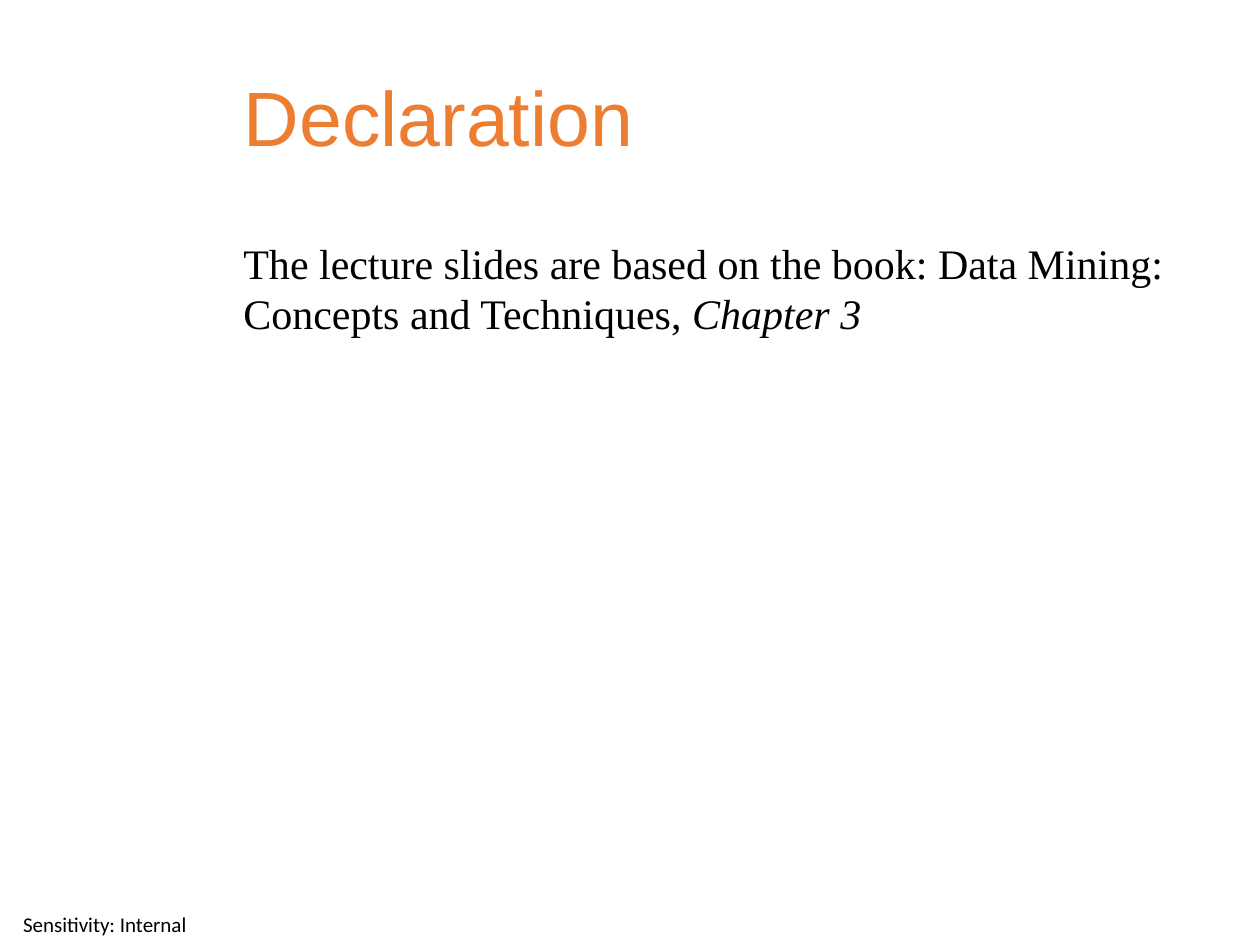
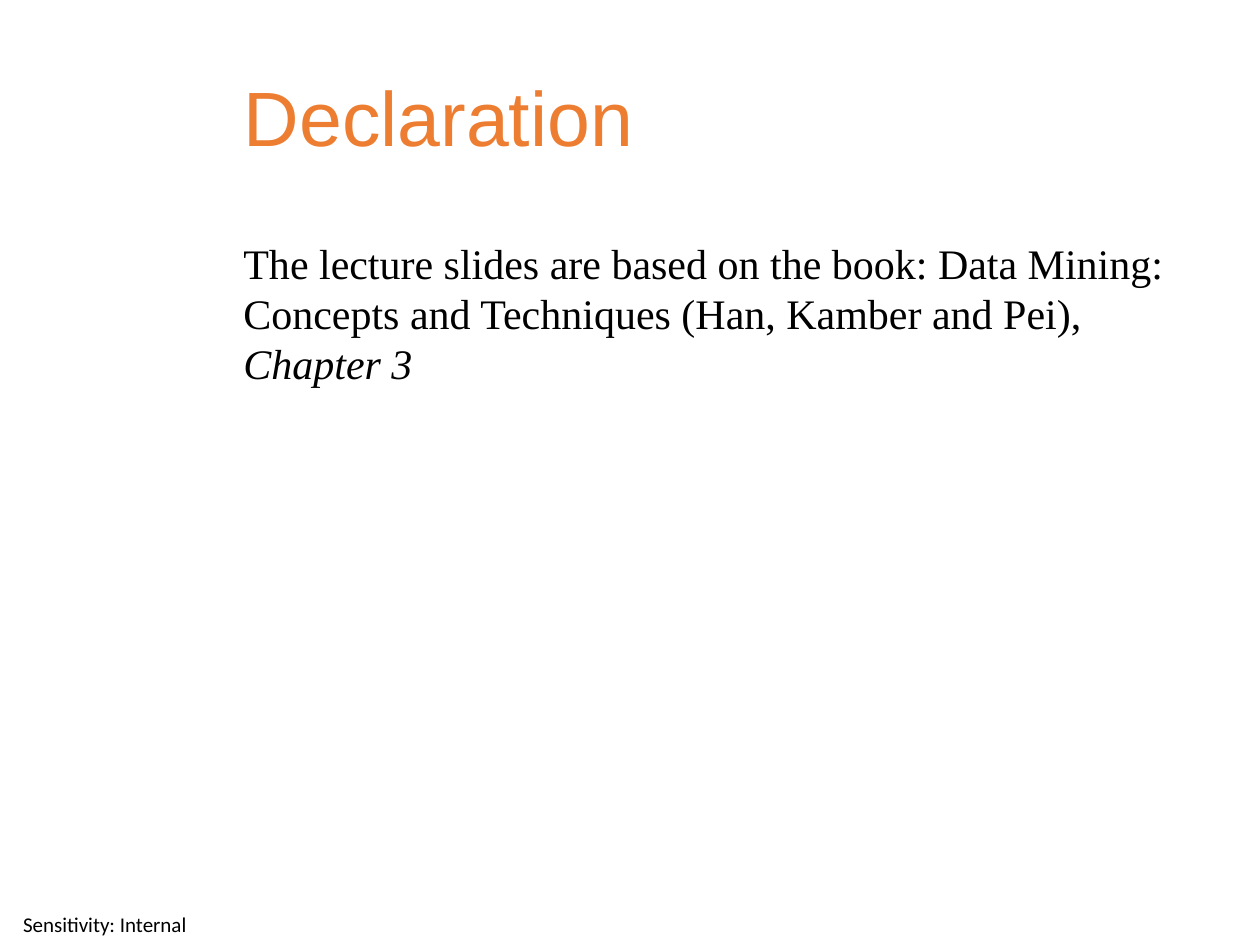
Before and after one commit to ctsallis/frontiers_in_ai_and_data_science, a slide deck: slide 2 of content/Lectures/Semester 1/Week 2/1 Lecture/1.2 Data Preprocessing (Lecture).pptx. Drawn at 1260x945 pixels with LibreOffice and Linux fonts; fonts in the diff are those of the drawing; background and template pictures are left out. Boxes give left, top, right and bottom in pixels: in the first picture for what was removed or moved away, otherwise in the second. Text is boxed around its words. In the diff, an @@ line names an element or a change of style, - is before the commit and + after.

```diff
--- a/content/Lectures/Semester 1/Week 2/1 Lecture/1.2 Data Preprocessing (Lecture).pptx
+++ b/content/Lectures/Semester 1/Week 2/1 Lecture/1.2 Data Preprocessing (Lecture).pptx
@@ text at (243,250,1163,388): text changed @@
-The lecture slides are based on the book: Data Mining: Concepts and Techniques, Chapter 3
+The lecture slides are based on the book: Data Mining: Concepts and Techniques (Han, Kamber and Pei), Chapter 3
```
Also in this commit, not shown: 3 other slides changed, 2 other files.
